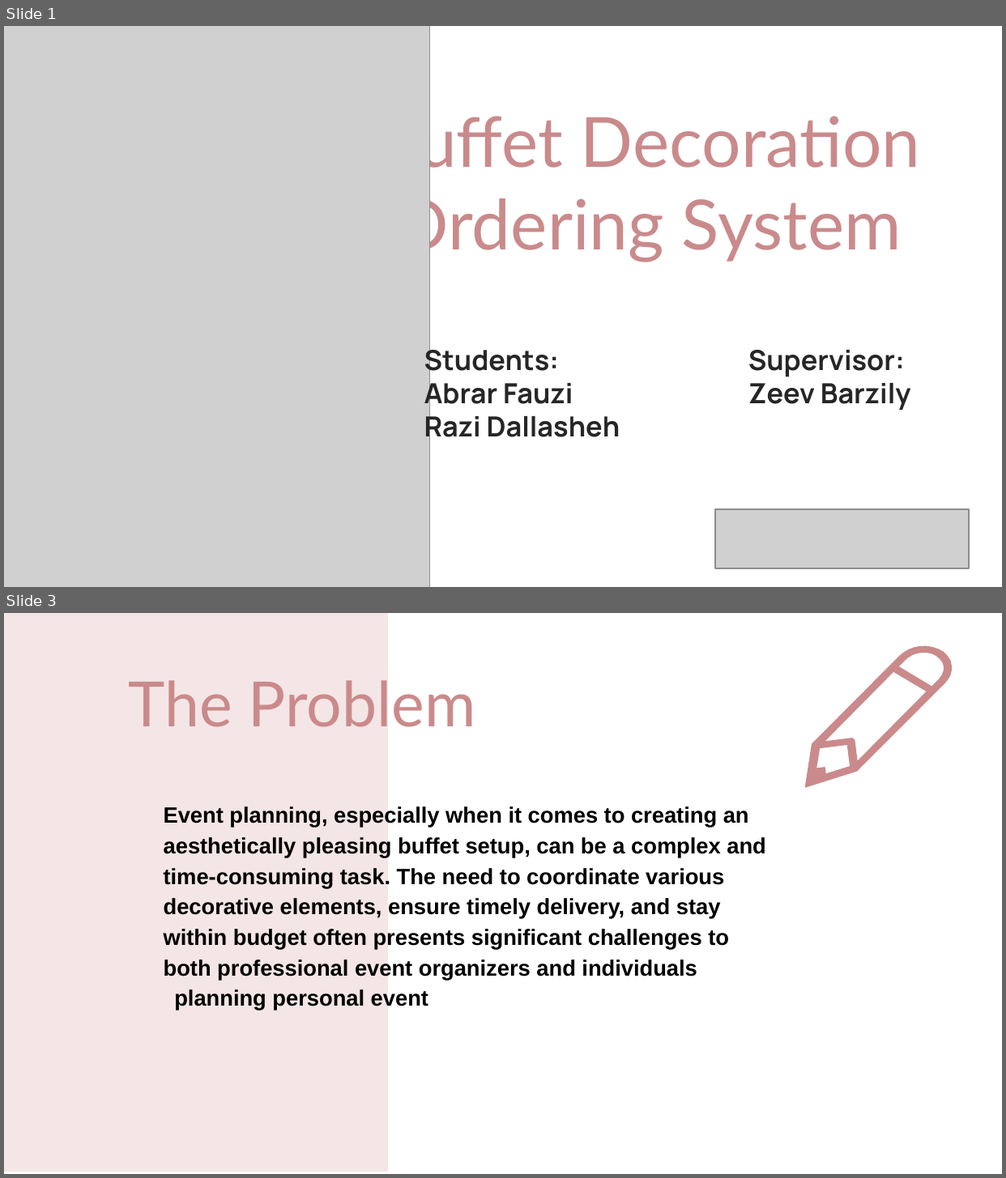
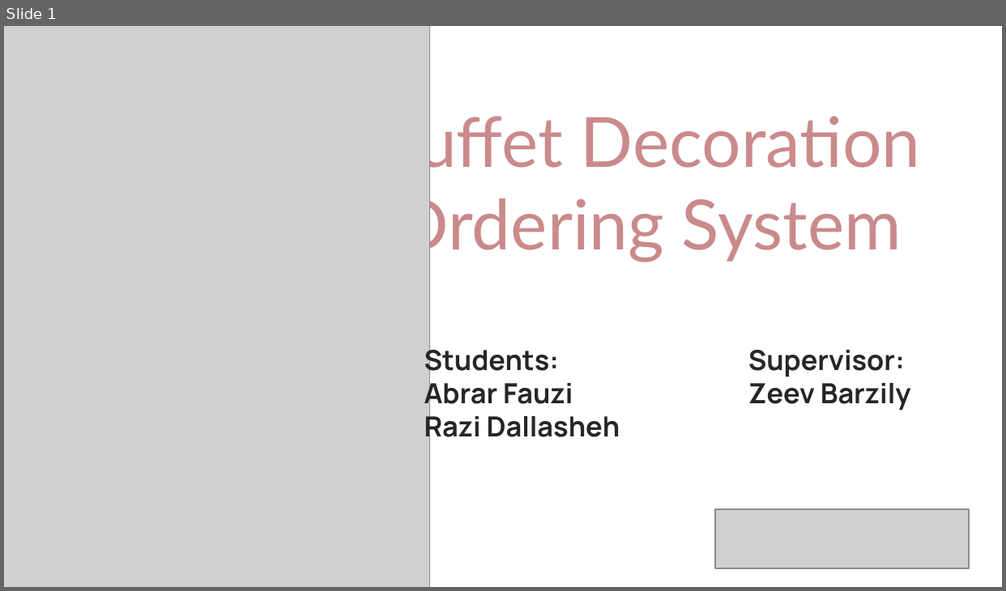
Before and after one commit to razidal/eventdecor, a slide deck: Capstone Project Phase B.pptx. Shown one above the other, each under a label of ours: slides 1 and 3 before the commit, slide 1 after it; the slides between them are not shown. The pictures are 1006x1178 and 1006x591 pixels, drawn with LibreOffice and Linux fonts; fonts in the diff are those of the drawing; grey boxes stand for pictures. Boxes give left, top, right and bottom in pixels: in the first picture for what was removed or moved away, otherwise in the second. Text is boxed around its words. In the diff, an @@ line names an element or a change of style, - is before the commit and + after.

```diff
--- a/Capstone Project Phase B.pptx
+++ b/Capstone Project Phase B.pptx
@@ slide 3 removed at [4, 613, 1002, 1174], background #FFFFFF @@
@@ rectangle removed at [4, 613, 387, 1171] @@
@@ freeform shape removed at [791, 644, 964, 788] @@
@@ title removed at [129, 680, 476, 727] @@
-The Problem
@@ text removed at [164, 807, 766, 1011] @@
-Event planning, especially when it comes to creating an aesthetically pleasing buffet setup, can be a complex and time-consuming task. The need to coordinate various decorative elements, ensure timely delivery, and stay within budget often presents significant challenges to both professional event organizers and individuals planning personal event
```
Also in this commit, not shown: 4 slides changed, 2 slides added, 1 other slide removed.
